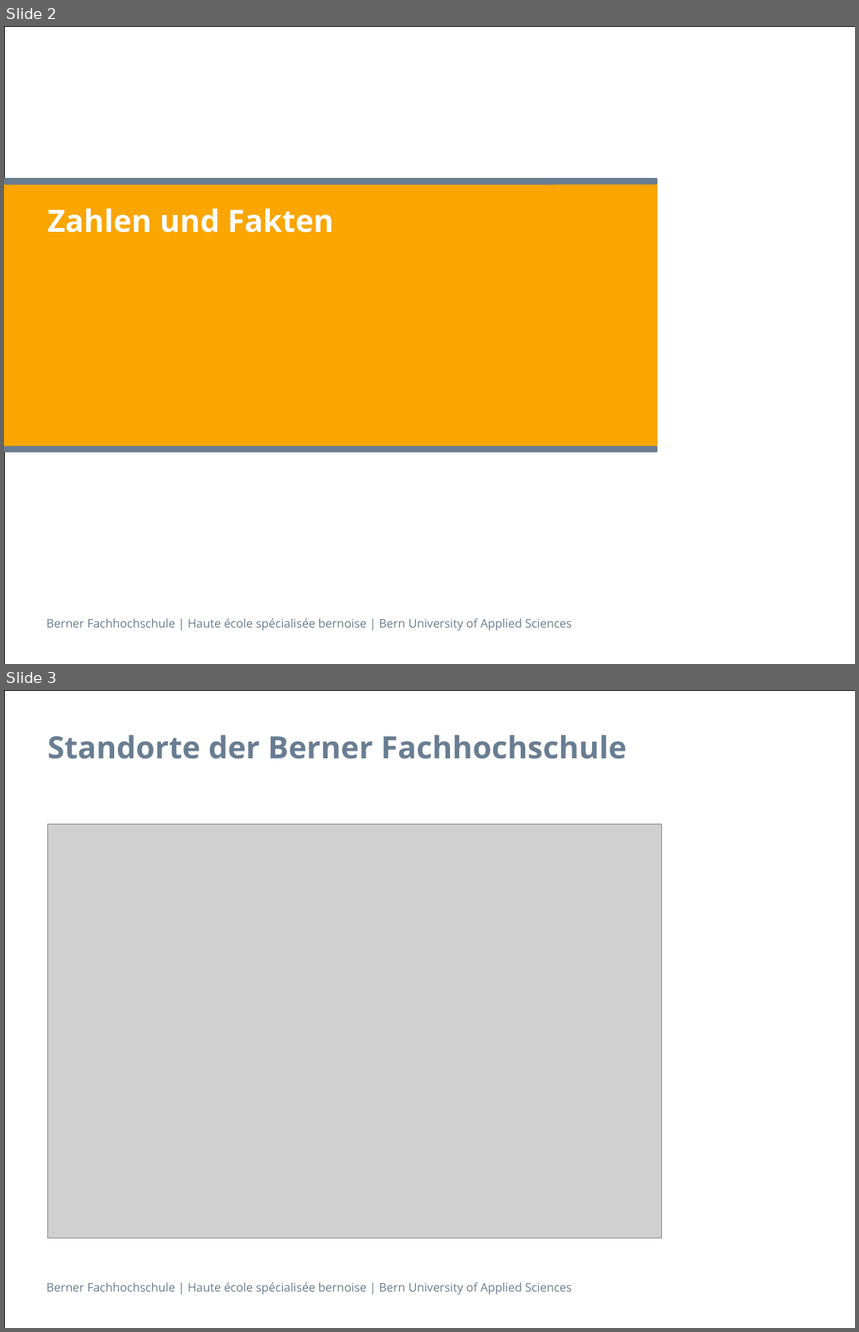
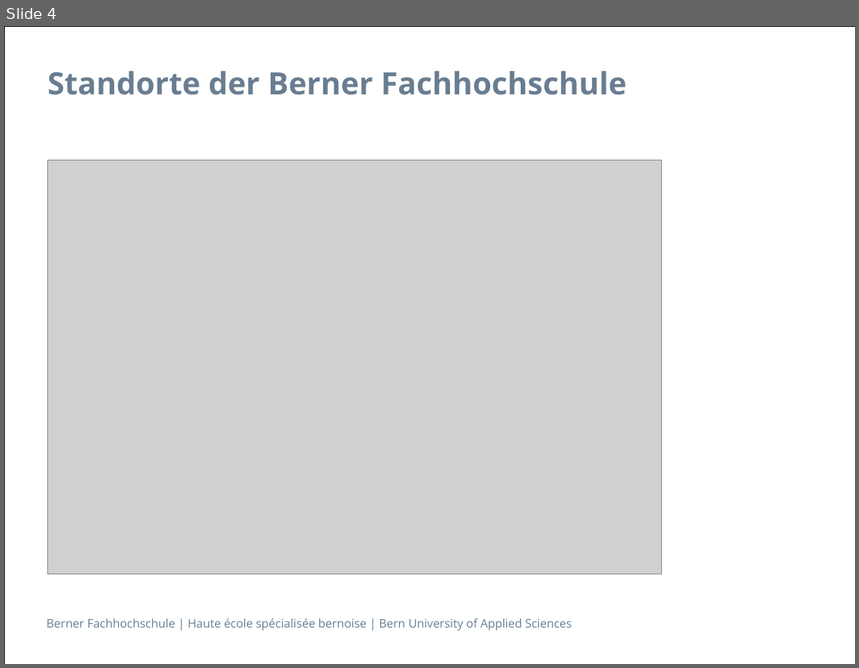
Before and after one commit to swisszeni/ch.bfh.btx8081.w2014.red, a slide deck: doc/finalPresentation/Praesentation_BFH_2013 copy.pptx. Shown one above the other, each under a label of ours: slides 2 and 3 before the commit, slide 4 after it. The pictures are 859x1332 and 859x668 pixels, drawn with LibreOffice and Linux fonts; fonts in the diff are those of the drawing; grey boxes stand for pictures. Boxes give left, top, right and bottom in pixels: in the first picture for what was removed or moved away, otherwise in the second. Text is boxed around its words. In the diff, an @@ line names an element or a change of style, - is before the commit and + after.

```diff
--- a/doc/finalPresentation/Praesentation_BFH_2013 copy.pptx
+++ b/doc/finalPresentation/Praesentation_BFH_2013 copy.pptx
@@ slide 2 removed at box(4, 26, 855, 664), background #FFFFFF; not listed: 2 template elements that a slide beside it also shows @@
@@ rounded rectangle removed at box(4, 181, 658, 449) @@
@@ rounded rectangle removed at box(4, 178, 658, 185) @@
@@ title removed at box(47, 208, 334, 233) @@
-Zahlen und Fakten
@@ rounded rectangle removed at box(4, 446, 658, 453) @@
@@ what was slide 3 is now slide 4 @@
```
Also in this commit, not shown: 3 slides added, 1 other slide removed.
